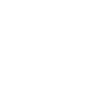
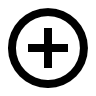
The second 96 x 96 image is a revision of the first. Changes to its layers:
showed "add-icon-original" over (x1=8, y1=8, x2=88, y2=88)
